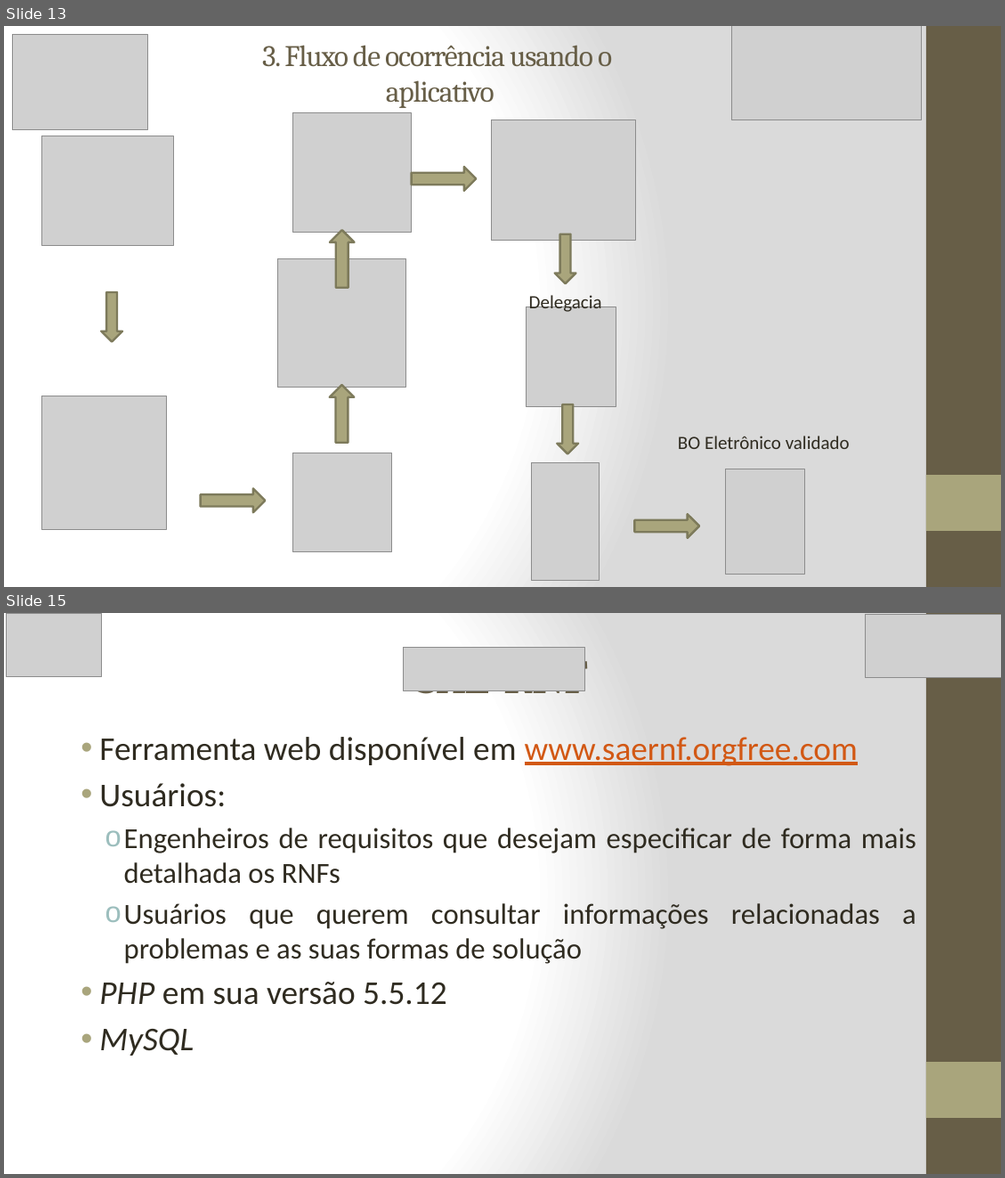
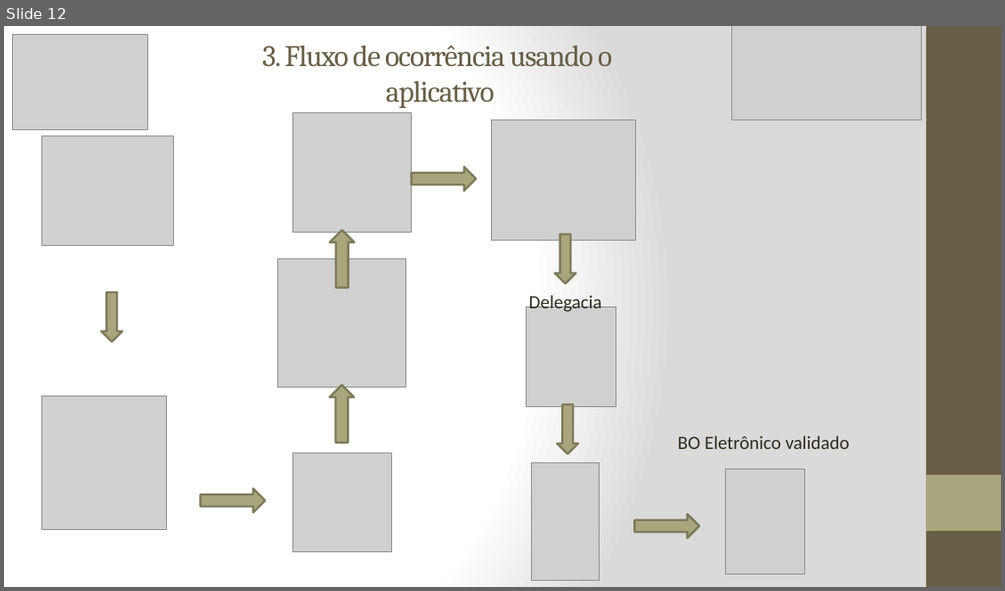
Before and after one commit to marlonscastro/estagiotcc, a slide deck: Apresentação_PPT.pptx. Shown one above the other, each under a label of ours: slides 13 and 15 before the commit, slide 12 after it; the slides between them are not shown. The pictures are 1005x1178 and 1005x591 pixels, drawn with LibreOffice and Linux fonts; fonts in the diff are those of the drawing; grey boxes stand for pictures. Boxes give left, top, right and bottom in pixels: in the first picture for what was removed or moved away, otherwise in the second. Text is boxed around its words. In the diff, an @@ line names an element or a change of style, - is before the commit and + after.

```diff
--- a/Apresentação_PPT.pptx
+++ b/Apresentação_PPT.pptx
@@ slide 15 removed at (x1=4, y1=613, x2=1001, y2=1174), background gradient #FFFFFF to #DADADA; not listed: 2 template elements that a slide beside it also shows @@
@@ picture removed at (x1=7, y1=613, x2=102, y2=676) @@
@@ picture removed at (x1=866, y1=615, x2=1001, y2=678) @@
@@ picture removed at (x1=404, y1=648, x2=585, y2=690) @@
@@ title removed at (x1=417, y1=649, x2=589, y2=704) @@
-SAE-RNF
@@ text removed at (x1=99, y1=737, x2=916, y2=1055) @@
-• Ferramenta web disponível em www.saernf.orgfree.com
-• Usuários:
-  o Engenheiros de requisitos que desejam especificar de forma mais detalhada os RNFs
-  o Usuários que querem consultar informações relacionadas a problemas e as suas formas de solução
-• PHP em sua versão 5.5.12
-• MySQL
@@ what was slide 13 is now slide 12 @@
```
Also in this commit, not shown: 9 slides changed, 9 slides added, 13 other slides removed, 3 other files.
